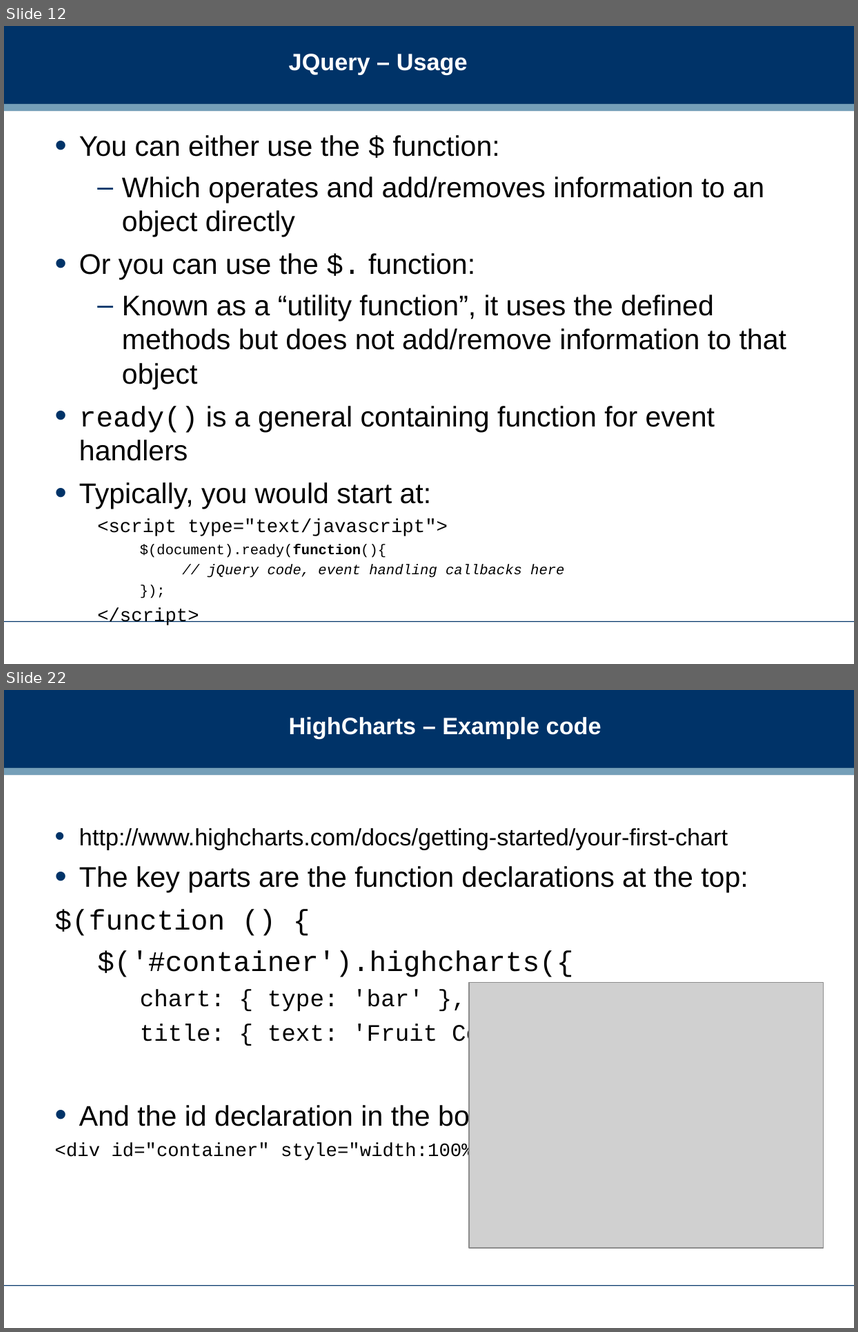
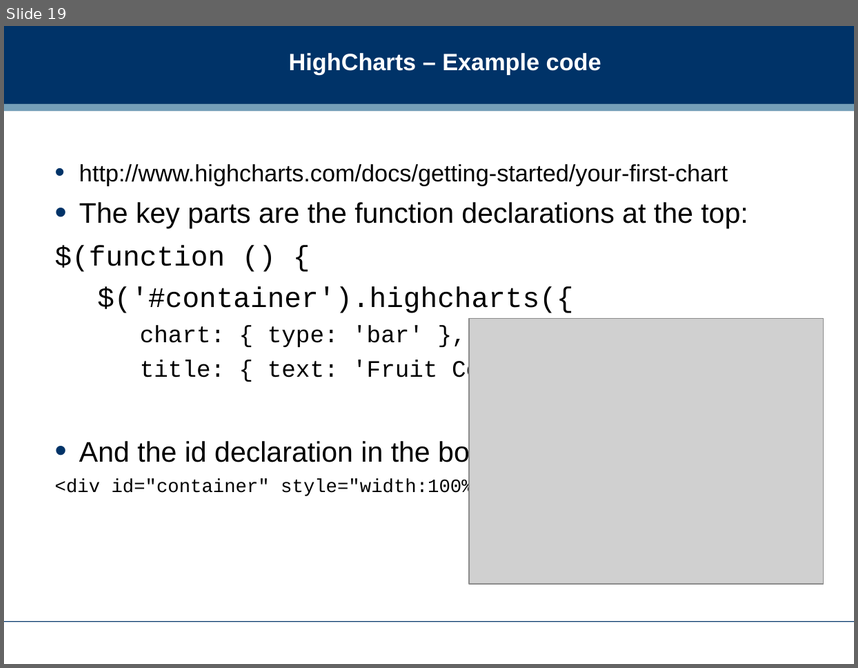
Before and after one commit to dreamind/ix, a slide deck: lectures/interactive/interactivity2.ppt. Shown one above the other, each under a label of ours: slides 12 and 22 before the commit, slide 19 after it; the slides between them are not shown. The pictures are 858x1332 and 858x668 pixels, drawn with LibreOffice and Linux fonts; fonts in the diff are those of the drawing; grey boxes stand for pictures; background and template pictures are left out. Boxes give left, top, right and bottom in pixels: in the first picture for what was removed or moved away, otherwise in the second. Text is boxed around its words. In the diff, an @@ line names an element or a change of style, - is before the commit and + after.

```diff
--- a/lectures/interactive/interactivity2.ppt
+++ b/lectures/interactive/interactivity2.ppt
@@ slide 12 removed at (4,26,854,664), background #FFFFFF; not listed: 3 template elements that a slide beside it also shows @@
@@ title removed at (289,54,468,75) @@
-JQuery – Usage
@@ text removed at (79,135,786,625) @@
-• You can either use the $ function:
-  – Which operates and add/removes information to an object directly
-• Or you can use the $. function:
-  – Known as a “utility function”, it uses the defined methods but does not add/remove information to that object
-• ready() is a general containing function for event handlers
-• Typically, you would start at:
-  <script type="text/javascript">
-    $(document).ready(function(){
-      // jQuery code, event handling callbacks here
-    });
-  </script>
@@ what was slide 22 is now slide 19 @@
```
Also in this commit, not shown: 11 slides changed, 13 slides added, 11 other slides removed, 1 other file.
